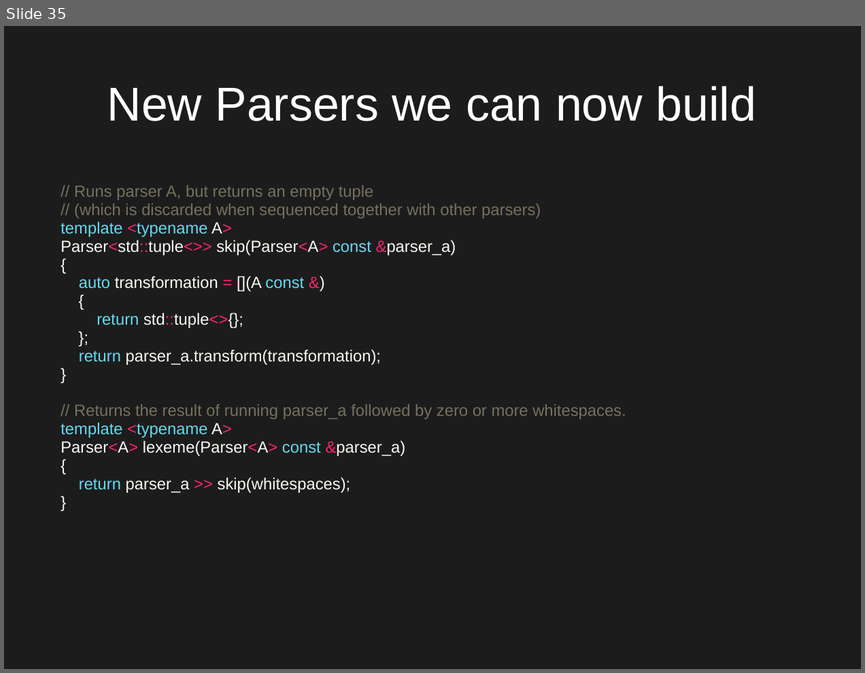
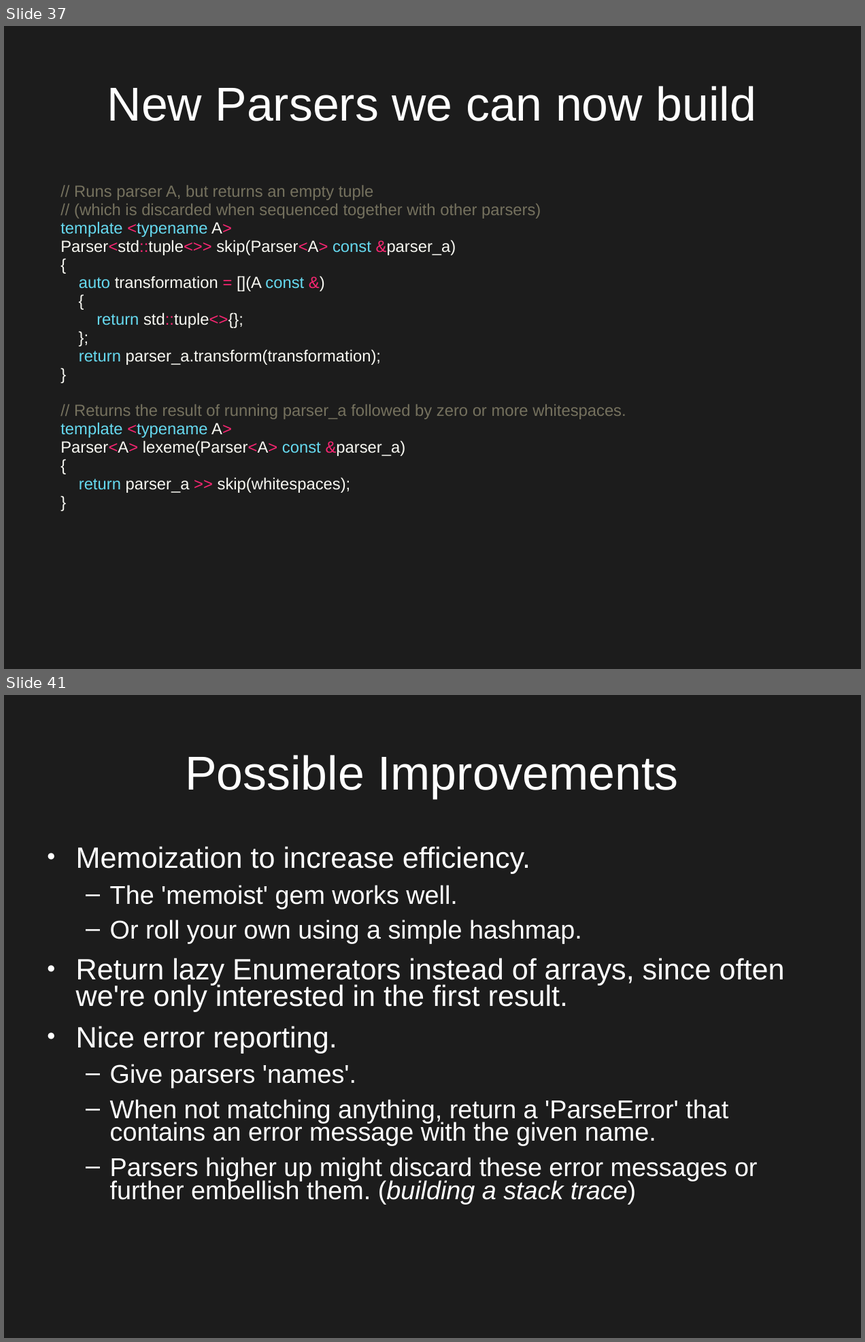
Before and after one commit to Qqwy/cc_pc, a slide deck: presentation2.odp. Shown one above the other, each under a label of ours: slide 35 before the commit, slides 37 and 41 after it; the slides between them are not shown. The pictures are 865x673 and 865x1342 pixels, drawn with LibreOffice and Linux fonts; fonts in the diff are those of the drawing. Boxes give left, top, right and bottom in pixels: in the first picture for what was removed or moved away, otherwise in the second. Text is boxed around its words. In the diff, an @@ line names an element or a change of style, - is before the commit and + after.

```diff
--- a/presentation2.odp
+++ b/presentation2.odp
@@ slide 41 added at [4, 695, 861, 1338], background #1C1C1C @@
@@ title added at [185, 755, 678, 799], 44 pt, text #FFFFFF @@
+Possible Improvements
@@ text added at [76, 846, 785, 1204], 23.8 pt, text #FFFFFF @@
+● Memoization to increase efficiency.
+  – The 'memoist' gem works well.
+  – Or roll your own using a simple hashmap.
+● Return lazy Enumerators instead of arrays, since often we're only interested in the first result.
+● Nice error reporting.
+  – Give parsers 'names'.
+  – When not matching anything, return a 'ParseError' that contains an error message with the given name.
+  – Parsers higher up might discard these error messages or further embellish them. (building a stack trace)
@@ what was slide 35 is now slide 37 @@
```
Also in this commit, not shown: 11 slides changed, 9 other slides added, 1 slide removed, 2 other files.
